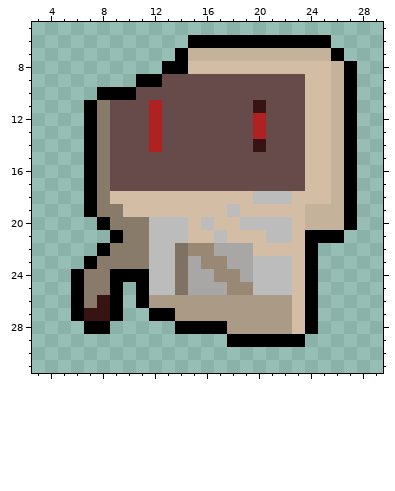
Pixel-art sprite -- src/sprites/enemy-v2-2.png. That is the earlier state.
The file is 32x32 pixels. Shown: x 3..29, y 5..31.
After the commit:
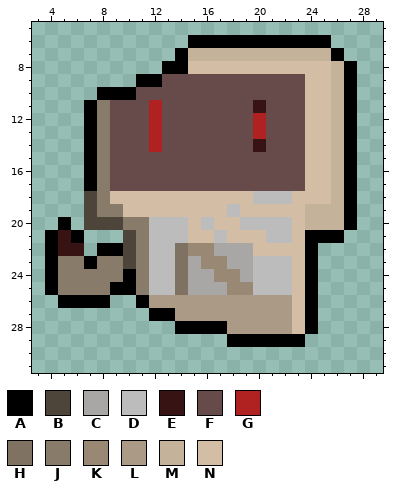
Palette (. is transparent): A #000000  B #4d453a  C #a9a6a6  D #bcbcbc  E #371313  F #674b4b  G #b02121  H #7f7263  J #897b6a  K #988874  L #ab9a85  M #c5b29b  N #d3bea5
From old to new:
Changed rows in their new state; - is an unchanged pixel.
first column x 4:
18 ---B----
19 ---B----
20 -A-BBB--
21 AEA--.B-
22 AEE--AB-
23 AJJ---B-
24 AJJ--J-J
25 AJJ---AJ
26 -A-AA.--
27 --....--
28 ---..---
Boxes around the changes in both pictures, in picture pixels (x1, y1, x2, y2):
changed: (45, 191, 149, 334)
